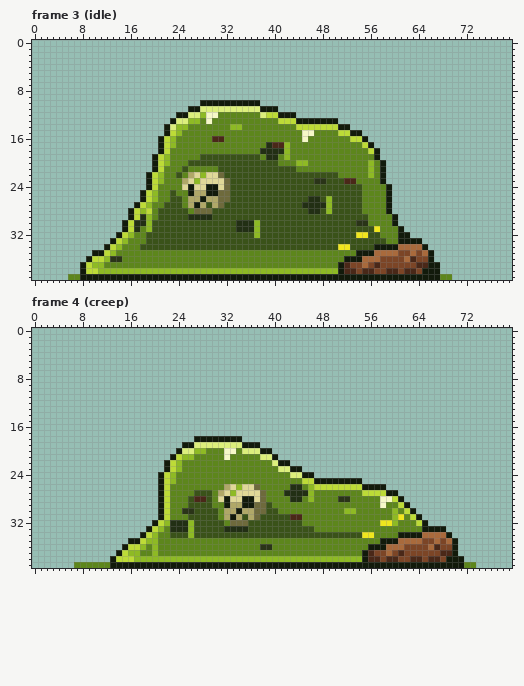
Pixel-art file: assets/source/characters/slime/slime_01.ase. The picture above is the old version.
80x40 pixels, 16 frames. Shown: frame 3 (idle), frame 4 (creep). The commit also changed other frames, which this record leaves out.
New version:
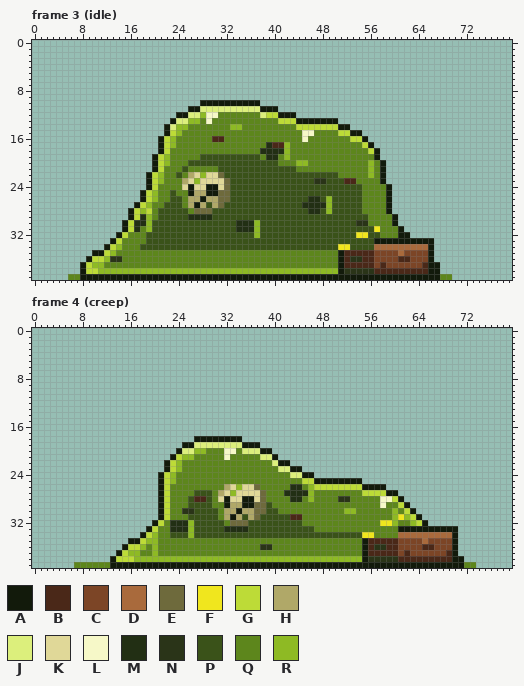
Palette (. is transparent): A #121a0b  B #4a2818  C #7c4526  D #a96a3c  E #6e6a3c  F #f0e61e  G #bddb37  H #b0a868  J #dcef7c  K #e0d898  L #f6f8c8  M #222f14  N #2a3418  P #3a5219  Q #5d861c  R #8eba24
Changes in this commit:
--- frame 3 (idle)
@@ x 13..68 @@
 31 ..AGMQRPPPPPPPPPPPPPPMMMRPPPPPPPPPPPPPPPPPPPFQQQA.......
-32 .AGRQQPPPPPPPPPPPPPPPPPPRPPPPPPPPPPPPPPPPFFPPQQQAA......
-33 AGRQQQPPPPPPPPPPPPPPPPPPPPPPPPPPPPPPPPPPPPPPPPQQAAAA....
-34 GRQQQPPPPPPPPPPPPPPPPPPPPPPPPPPPPPPPPPFFPPPPAAAADDDDA...
-35 RQQQQQQQQQQQQQQQQQQQQQQQQQQQQQQQQQQQQQQQQAAADDDDCCDCDA..
-36 NNQQQQQQQQQQQQQQQQQQQQQQQQQQQQQQQQQQQQQAAADDDCCCCDBCCA..
-37 QQQQQQQQQQQQQQQQQQQQQQQQQQQQQQQQQQQQQQABCCDCBCCCCCCBBAA.
-38 RRRRRRRRRRRRRRRRRRRRRRRRRRRRRRRRRRRRRRABBCBBCCBBCBBCAAA.
+32 .AGQQQPPPPPPPPPPPPPPPPPPRPPPPPPPPPPPPPPPPFFPPQQQAA......
+33 AGQQQQPPPPPPPPPPPPPPPPPPPPPPPPPPPPPPPPPPPPPPAAAAAAAAAA..
+34 GRQQQPPPPPPPPPPPPPPPPPPPPPPPPPPPPPPPPPFFPPPPDDDDDDDDDA..
+35 RQQQQQQQQQQQQQQQQQQQQQQQQQQQQQQQQQQQQQABBBBBCCCCDCCCCA..
+36 NNQQQQQQQQQQQQQQQQQQQQQQQQQQQQQQQQQQQQABNNBBCCCCBBCCCA..
+37 QQQQQQQQQQQQQQQQQQQQQQQQQQQQQQQQQQQQQQABBBBBCBCCCCCCBAA.
+38 RRRRRRRRRRRRRRRRRRRRRRRRRRRRRRRRRRRRRRANNNNNBBBBBBBBBAA.
 39 AAAAAAAAAAAAAAAAAAAAAAAAAAAAAAAAAAAAAAAAAAAAAAAAAAAAAAAQ
--- frame 4 (creep)
@@ x 19..72 @@
 30 ..AGQQNNPPPPQHHAHHEEPPQQQQQQQQQQQRRQQQQQQRQGA.........
-31 ..AGQQQPPPPPQHAHPHEPPPPPBBQQQQQQQQQQQQQQQRFQGA........
-32 .AGRMMMRPPPPPQEEEPPPPPPPPPQQQQQQQQQQQQQFFRQQQGA.......
-33 AGRQMMMRPPPPPMMMMPPPPPPPPPPPQQQQQQQQQQQQQQQQQQAAAA....
-34 GRQQPPPRPPPPPPPPPPPPPPPPPPPPPPPPPPPPFFQQQQAAAADDDDA...
-35 RRQQQQQQQQQQQQQQQQQQQQQQQQQQQQQQQQQQQQQAAADDDDCCDCDA..
-36 QRQQQQQQQQQQQQQQQQQNNQQQQQQQQQQQQQQQQAAADDDCCCCDBCCA..
-37 QRQQQQQQQQQQQQQQQQQQQQQQQQQQQQQQQQQQABCCDCBCCCCCCBBA..
-38 RRRRRRRRRRRRRRRRRRRRRRRRRRRRRRRRRRRRABBCBBCCBBCBBCAAA.
+31 ..AGQQQPPPPPQHAHPHEPPPPPBBQQQQQQQQQQQQQQQRFRGA........
+32 .AGQMMMRPPPPPQEEEPPPPPPPPPQQQQQQQQQQQQQFFRQQRGA.......
+33 AGQQMMMRPPPPPMMMMPPPPPPPPPPPQQQQQQQQQQQQQQAAAAAAAAAA..
+34 GRQQPPPRPPPPPPPPPPPPPPPPPPPPPPPPPPPPFFQQQQDDDDDDDDDA..
+35 RRQQQQQQQQQQQQQQQQQQQQQQQQQQQQQQQQQQABBBBBCCCCDCCCCA..
+36 QRQQQQQQQQQQQQQQQQQNNQQQQQQQQQQQQQQQABNNBBCCCCBBCCCA..
+37 QRQQQQQQQQQQQQQQQQQQQQQQQQQQQQQQQQQQABBBBBCBCCCCCCBA..
+38 RRRRRRRRRRRRRRRRRRRRRRRRRRRRRRRRRRRRANNNNNBBBBBBBBBAA.
 39 AAAAAAAAAAAAAAAAAAAAAAAAAAAAAAAAAAAAAAAAAAAAAAAAAAAAAQ
Changed places in both pictures, as pixel boxes (x1, y1, x2, y2):
changed: (122, 232, 134, 244)
changed: (338, 238, 434, 274)
changed: (362, 514, 458, 562)
changed: (158, 520, 170, 532)
